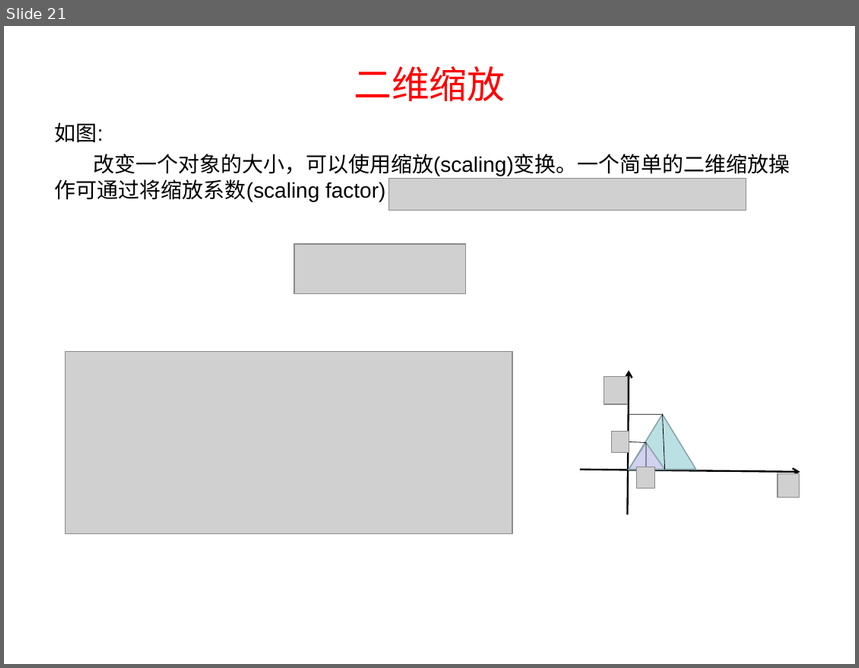
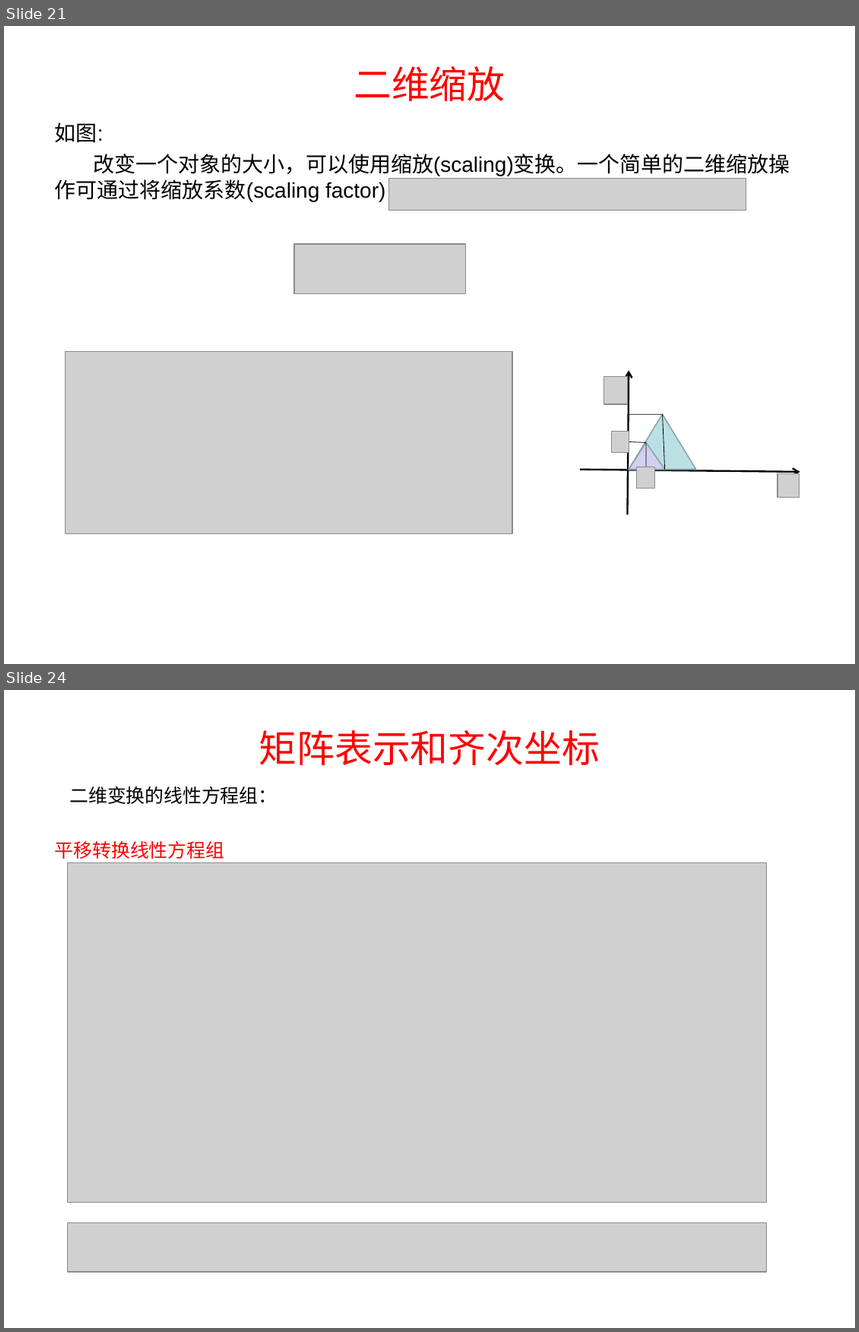
Before and after one commit to lhswei/3Dtransform, a slide deck: 3D数学基础transform.ppt. Shown one above the other, each under a label of ours: slide 21 before the commit, slides 21 and 24 after it; the slides between them are not shown. The pictures are 859x668 and 859x1332 pixels, drawn with LibreOffice and Linux fonts; fonts in the diff are those of the drawing; grey boxes stand for pictures; background and template pictures are left out. Boxes give left, top, right and bottom in pixels: in the first picture for what was removed or moved away, otherwise in the second. Text is boxed around its words. In the diff, an @@ line names an element or a change of style, - is before the commit and + after.

```diff
--- a/3D数学基础transform.ppt
+++ b/3D数学基础transform.ppt
@@ slide 24 added at (4, 690, 855, 1328), background #FFFFFF @@
@@ title added at (259, 730, 600, 765), 32 pt, text #FF0000 @@
+矩阵表示和齐次坐标
@@ text added at (55, 787, 278, 859), 16 pt, text #000000 @@
+二维变换的线性方程组：
+平移转换线性方程组
@@ picture added at (67, 863, 767, 1202) @@
@@ picture added at (67, 1223, 767, 1272) @@
```
Also in this commit, not shown: 1 slide changed, 13 other slides added, 1 slide removed.
